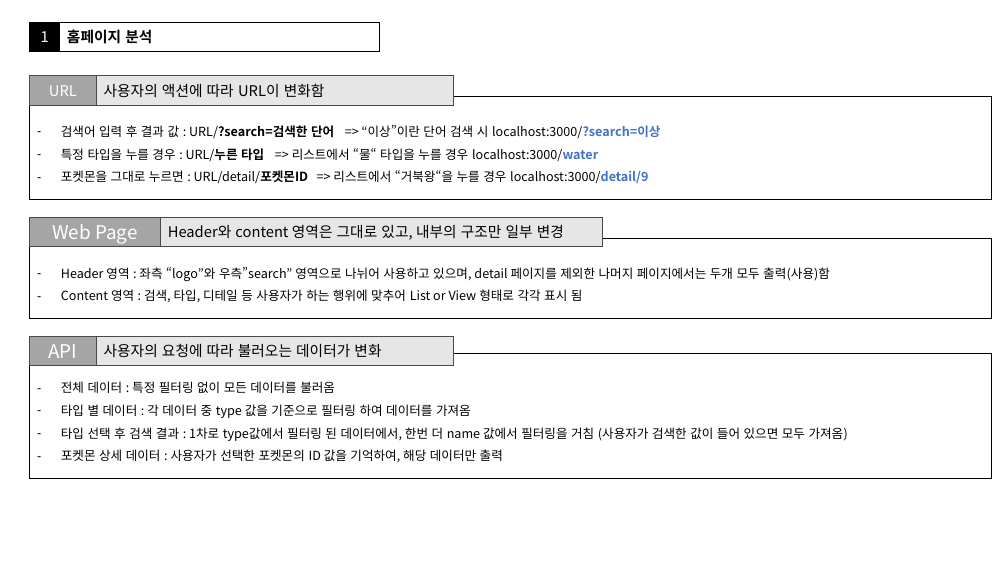
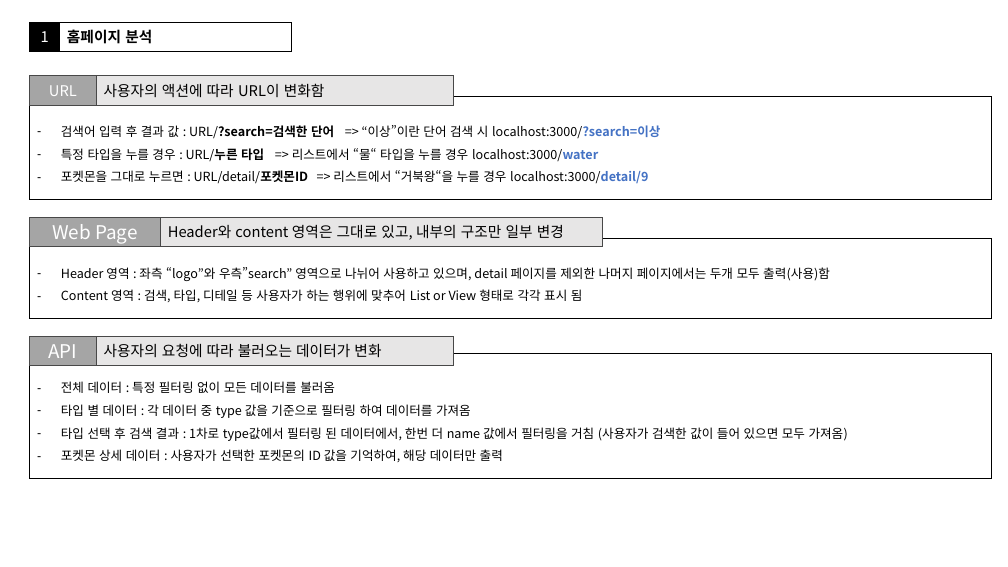
Before and after one commit to KimDay366/onebite_js, a slide deck: slide 2 of section07/포켓몬 도감 사이트 분석.pptx. Drawn at 1008x567 pixels with LibreOffice and Linux fonts; fonts in the diff are those of the drawing. Boxes give left, top, right and bottom in pixels: in the first picture for what was removed or moved away, otherwise in the second. Text is boxed around its words. In the diff, an @@ line names an element or a change of style, - is before the commit and + after.

```diff
--- a/section07/포켓몬 도감 사이트 분석.pptx
+++ b/section07/포켓몬 도감 사이트 분석.pptx
@@ rectangle "홈페이지 분석": place and size @@
-rectangle "홈페이지 분석" at box(60, 22, 380, 51)
+rectangle "홈페이지 분석" at box(60, 22, 292, 51)
```
Also in this commit, not shown: 1 other slide changed, 1 slide added.
